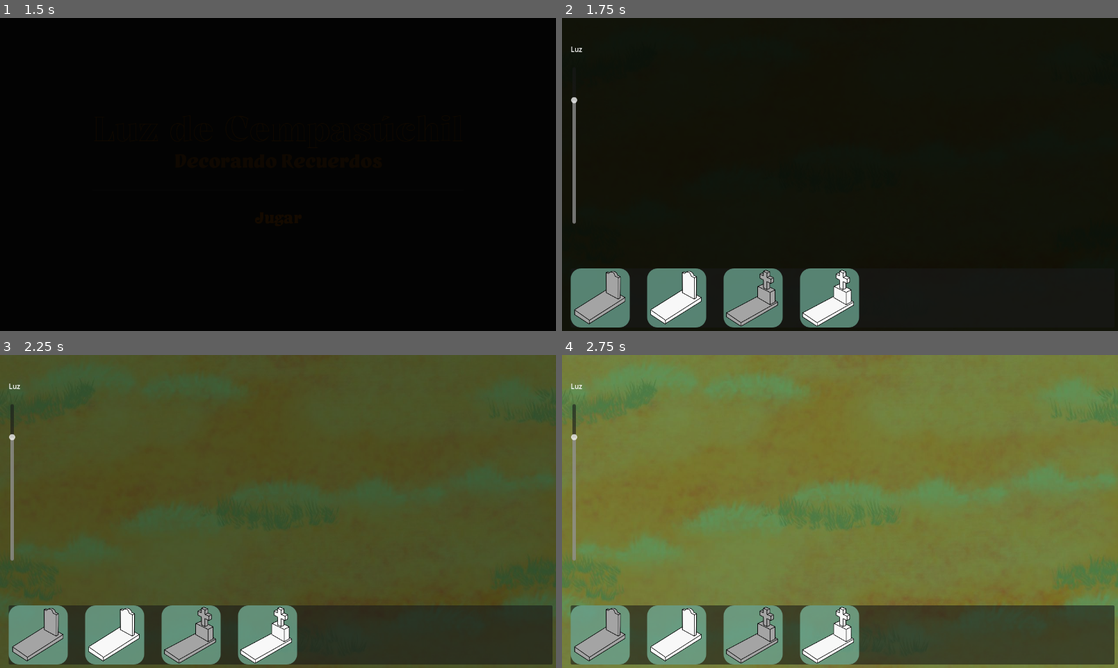
Above: before the commit, frames 1-4 (two rows, left to right).
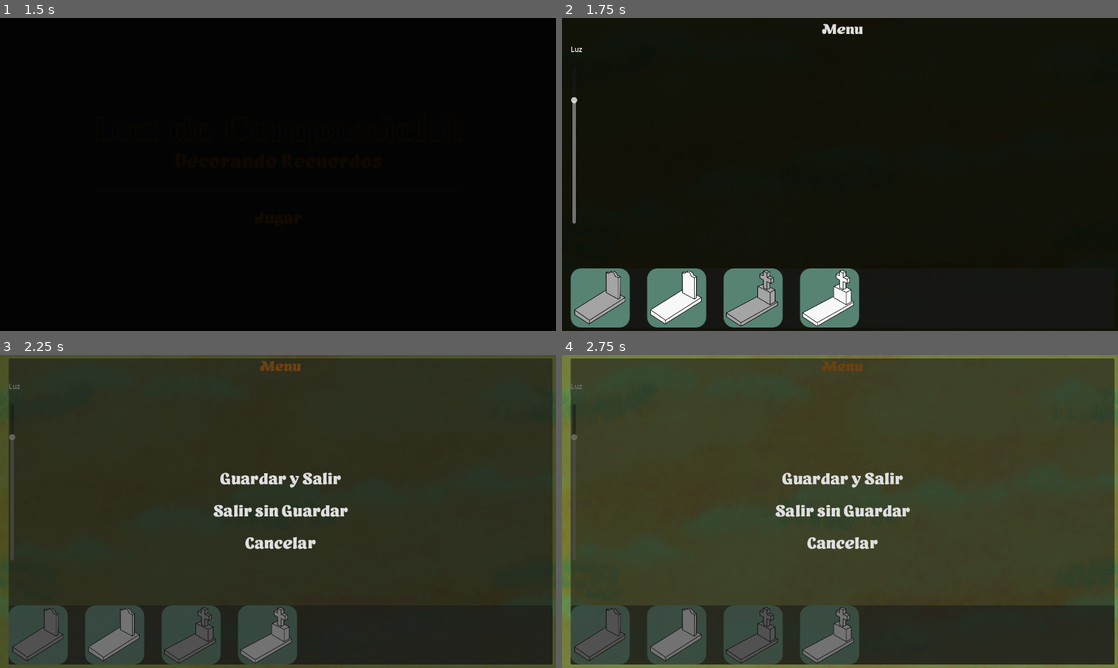
Above: after the commit, the same moments.

Repository: M0G1WARA/game-jam-2025
Game: Godot game, scene res://Scenes/MainMenu/main_menu.tscn
Two runs of this game, one before a commit and one after it. Both use one fixed random seed, a clock stepped at 60 frames per second and the inputs below.
Inputs (mouse positions are in pixels of both pictures, inside the frame that each line leads up to):
- Up to frame 1 (1.5 s): click "Jugar" at 0.5 s; click "Jugar" at 1.25 s
- Up to frame 2 (1.75 s): no input
- Up to frame 3 (2.25 s): click (278, 367) at 2 s, where only the run after the commit has a clickable "Menu"
- Up to frame 4 (2.75 s): no input

Frame 1 is identical in both runs. In frame 2, 0.2% of the frame differs, in the area x 46-55%, y 1-6%; in frame 3, 85%; in frame 4, 91%, in the area x 1-100%, y 1-99%.
Error before the commit: Cannot call method 'change_scene_to_file' on a null value. (res://Scenes/MainMenu/main_menu.gd:11)
Error after the commit: Cannot call method 'change_scene_to_file' on a null value. (res://Scenes/MainMenu/main_menu.gd:15)

Commit message:
Add savegame

Diff:
--- a/Global/Global.gd
+++ b/Global/Global.gd
@@ -21,3 +21,57 @@
 }
 
 var light = 0.8
+
+
+func save_game():
+	var config = ConfigFile.new()
+	config.set_value("Game", "is_decorating", is_decorating)
+	config.set_value("Game", "options_visible", options_visible)
+	config.set_value("Game", "decoration_data", decoration_data)
+	config.set_value("Game", "next_id", next_id)
+	config.set_value("Game", "instanced_graves", instanced_graves)
+	config.set_value("Game", "instanced_objects", instanced_objects)
+	config.set_value("Game", "camera_position", camera_data["position"])
+	config.set_value("Game", "camera_zoom", camera_data["zoom"])
+	config.set_value("Game", "light", light)
+	config.save("user://savegame.cfg")
+
+func load_game():
+	var config = ConfigFile.new()
+	config.load("user://savegame.cfg")
+	if config.has_section("Game"):
+		is_decorating = config.get_value("Game", "is_decorating", false)
+		options_visible = config.get_value("Game", "options_visible", false)
+		decoration_data = config.get_value("Game", "decoration_data", {})
+		next_id = config.get_value("Game", "next_id", 1)
+		instanced_graves = config.get_value("Game", "instanced_graves", [])
+		instanced_objects = config.get_value("Game", "instanced_objects", {})
+		camera_data["position"] = config.get_value("Game", "camera_position", Vector2.ZERO)
+		camera_data["zoom"] = config.get_value("Game", "camera_zoom", Vector2.ONE)
+		light = config.get_value("Game", "light", 0.8)
+
+func has_savegame() -> bool:
+	var file = FileAccess.open("user://savegame.cfg", FileAccess.READ)
+	if file:
+		file.close()
+		var config = ConfigFile.new()
+		config.load("user://savegame.cfg")
+		if config.has_section("Game"):
+			return true
+	return false
+
+func new_game():
+	is_decorating = false
+	options_visible = false
+	decoration_data = {}
+	next_id = 1
+	instanced_graves = []
+	instanced_objects = {}
+	camera_data = {
+		"position": Vector2.ZERO,
+		"zoom": Vector2.ONE
+	}
+	light = 0.8
+
+	#if has_savegame():
+	#	DirAccess.remove_absolute("user://savegame.cfg")
--- a/Scenes/HUD/hud.gd
+++ b/Scenes/HUD/hud.gd
@@ -19,11 +19,13 @@
 
 	if is_horizontal:
 		$MarginContainer/HPanel.show()
+		$MarginContainer/MenuButton.show()
 		$MarginContainer/VPanel.hide()
 		$MarginContainer/BackButton.hide()
 		$MarginContainer/EditButton.hide()
 	else:
 		$MarginContainer/HPanel.hide()
+		$MarginContainer/MenuButton.hide()
 		$MarginContainer/VPanel.show()
 		$MarginContainer/BackButton.show()
 		$MarginContainer/EditButton.show()
@@ -57,3 +59,24 @@
 
 func _on_edit_button_pressed():
 	Global.options_visible = not Global.options_visible
+
+
+func _on_menu_button_pressed():
+	$MarginContainer/Panel.show()
+
+
+func _on_button_pressed():
+	Global.save_game()
+	Transition.fade_out()
+	await Transition.transition_finished
+	get_tree().change_scene_to_file("res://Scenes/MainMenu/main_menu.tscn")
+
+
+func _on_button_2_pressed():
+	Transition.fade_out()
+	await Transition.transition_finished
+	get_tree().change_scene_to_file("res://Scenes/MainMenu/main_menu.tscn")
+
+
+func _on_button_3_pressed():
+	$MarginContainer/Panel.hide()
--- a/Scenes/HUD/hud.tscn
+++ b/Scenes/HUD/hud.tscn
@@ -6,6 +6,8 @@
 [sub_resource type="StyleBoxEmpty" id="StyleBoxEmpty_a56j6"]
 
 [sub_resource type="StyleBoxEmpty" id="StyleBoxEmpty_k83ni"]
+
+[sub_resource type="StyleBoxEmpty" id="StyleBoxEmpty_5aai8"]
 
 [node name="HUD" type="CanvasLayer"]
 script = ExtResource("1_5aai8")
@@ -71,6 +73,18 @@
 text = "Editar"
 flat = true
 
+[node name="MenuButton" type="Button" parent="MarginContainer"]
+visible = false
+layout_mode = 2
+size_flags_horizontal = 4
+size_flags_vertical = 0
+theme_override_colors/font_hover_color = Color(0.92941177, 0.4862745, 0, 1)
+theme_override_fonts/font = ExtResource("2_5aai8")
+theme_override_font_sizes/font_size = 36
+theme_override_styles/focus = SubResource("StyleBoxEmpty_k83ni")
+text = "Menu"
+flat = true
+
 [node name="VBoxContainer" type="VBoxContainer" parent="MarginContainer"]
 layout_mode = 2
 size_flags_horizontal = 2
@@ -90,6 +104,56 @@
 step = 0.1
 value = 1.0
 
+[node name="Panel" type="Panel" parent="MarginContainer"]
+visible = false
+layout_mode = 2
+
+[node name="VBoxContainer" type="VBoxContainer" parent="MarginContainer/Panel"]
+layout_mode = 1
+anchors_preset = 8
+anchor_left = 0.5
+anchor_top = 0.5
+anchor_right = 0.5
+anchor_bottom = 0.5
+offset_left = -20.0
+offset_top = -20.0
+offset_right = 20.0
+offset_bottom = 20.0
+grow_horizontal = 2
+grow_vertical = 2
+theme_override_constants/separation = 32
+
+[node name="Button" type="Button" parent="MarginContainer/Panel/VBoxContainer"]
+layout_mode = 2
+theme_override_colors/font_hover_color = Color(0.92941177, 0.4862745, 0, 1)
+theme_override_fonts/font = ExtResource("2_5aai8")
+theme_override_font_sizes/font_size = 40
+theme_override_styles/focus = SubResource("StyleBoxEmpty_5aai8")
+text = "Guardar y Salir"
+flat = true
+
+[node name="Button2" type="Button" parent="MarginContainer/Panel/VBoxContainer"]
+layout_mode = 2
+theme_override_colors/font_hover_color = Color(0.92941177, 0.4862745, 0, 1)
+theme_override_fonts/font = ExtResource("2_5aai8")
+theme_override_font_sizes/font_size = 40
+theme_override_styles/focus = SubResource("StyleBoxEmpty_5aai8")
+text = "Salir sin Guardar"
+flat = true
+
+[node name="Button3" type="Button" parent="MarginContainer/Panel/VBoxContainer"]
+layout_mode = 2
+theme_override_colors/font_hover_color = Color(0.92941177, 0.4862745, 0, 1)
+theme_override_fonts/font = ExtResource("2_5aai8")
+theme_override_font_sizes/font_size = 40
+theme_override_styles/focus = SubResource("StyleBoxEmpty_5aai8")
+text = "Cancelar"
+flat = true
+
 [connection signal="pressed" from="MarginContainer/BackButton" to="." method="_on_back_button_pressed"]
 [connection signal="pressed" from="MarginContainer/EditButton" to="." method="_on_edit_button_pressed"]
+[connection signal="pressed" from="MarginContainer/MenuButton" to="." method="_on_menu_button_pressed"]
 [connection signal="value_changed" from="MarginContainer/VBoxContainer/VSlider" to="." method="_on_v_slider_value_changed"]
+[connection signal="pressed" from="MarginContainer/Panel/VBoxContainer/Button" to="." method="_on_button_pressed"]
+[connection signal="pressed" from="MarginContainer/Panel/VBoxContainer/Button2" to="." method="_on_button_2_pressed"]
+[connection signal="pressed" from="MarginContainer/Panel/VBoxContainer/Button3" to="." method="_on_button_3_pressed"]
--- a/Scenes/MainMenu/main_menu.gd
+++ b/Scenes/MainMenu/main_menu.gd
@@ -1,15 +1,22 @@
 extends Control
 
 func _ready():
+	if Global.has_savegame():
+		$VBoxContainer/Button2.show()
+		$VBoxContainer/Button.text = "Nuevo juego"
 	Transition.fade_in()
 	await Transition.transition_finished
-	Transition.play_music()
 
 func _on_button_pressed():
+	Global.new_game()
+	Transition.play_music()
 	Transition.fade_out()
 	await Transition.transition_finished
 	get_tree().change_scene_to_file("res://Scenes/Game/game.tscn")
 
 
 func _on_button_2_pressed():
-	pass # Replace with function body.
+	Global.load_game()
+	Transition.fade_out()
+	await Transition.transition_finished
+	get_tree().change_scene_to_file("res://Scenes/Game/game.tscn")
--- a/Scenes/MainMenu/main_menu.tscn
+++ b/Scenes/MainMenu/main_menu.tscn
@@ -136,7 +136,7 @@
 theme_override_fonts/font = ExtResource("3_0qgbs")
 theme_override_font_sizes/font_size = 40
 theme_override_styles/focus = SubResource("StyleBoxEmpty_0qgbs")
-text = "Controles"
+text = "Continuar"
 flat = true
 
 [node name="AudioStreamPlayer2D" type="AudioStreamPlayer2D" parent="."]
Not shown: 1 places in Scenes/HUD/hud.tscn that only renumber resources
